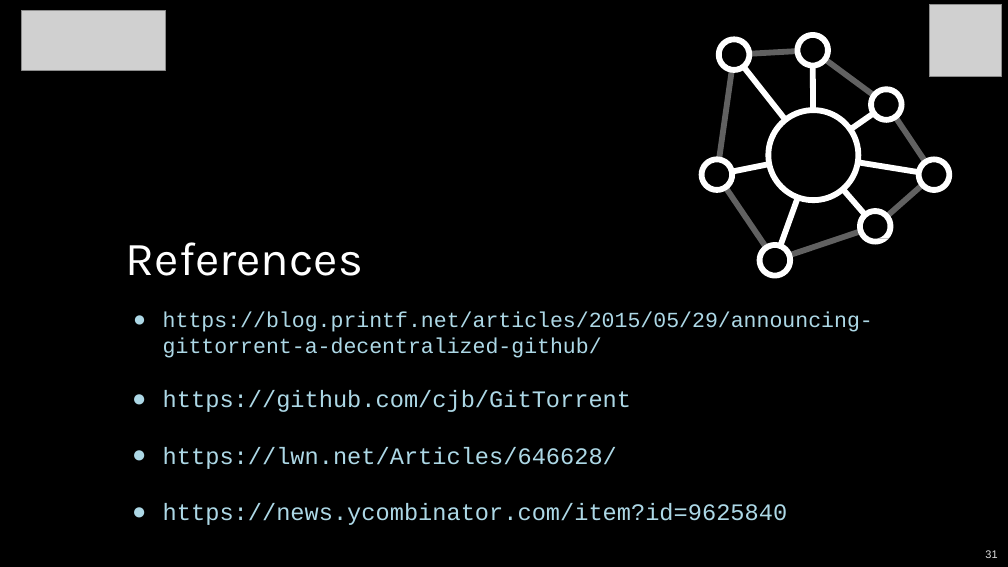
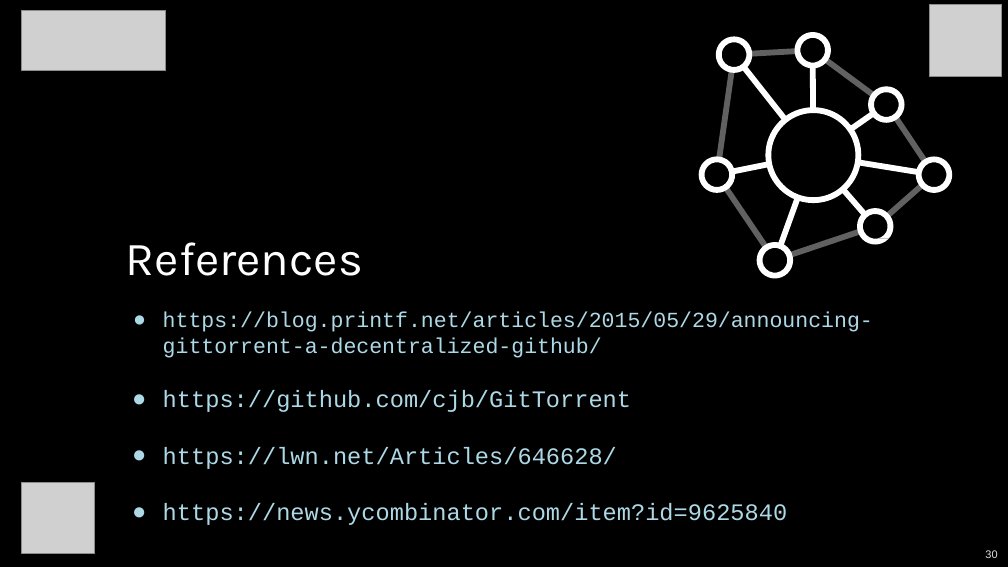
Before and after one commit to sanam2405/GitTorrent, a slide deck: slide 30 of GitTorrent-ManasPratimBiswas.pptx (slide 31 before the commit). Drawn at 1008x567 pixels with LibreOffice and Linux fonts; fonts in the diff are those of the drawing; grey boxes stand for pictures. Boxes give left, top, right and bottom in pixels: in the first picture for what was removed or moved away, otherwise in the second. Text is boxed around its words. In the diff, an @@ line names an element or a change of style, - is before the commit and + after.

```diff
--- a/GitTorrent-ManasPratimBiswas.pptx
+++ b/GitTorrent-ManasPratimBiswas.pptx
@@ picture added at box(22, 483, 95, 554) @@
@@ page number at box(985, 550, 997, 558): text changed @@
-31
+30
```
Also in this commit, not shown: 26 other slides changed, 1 other file.
